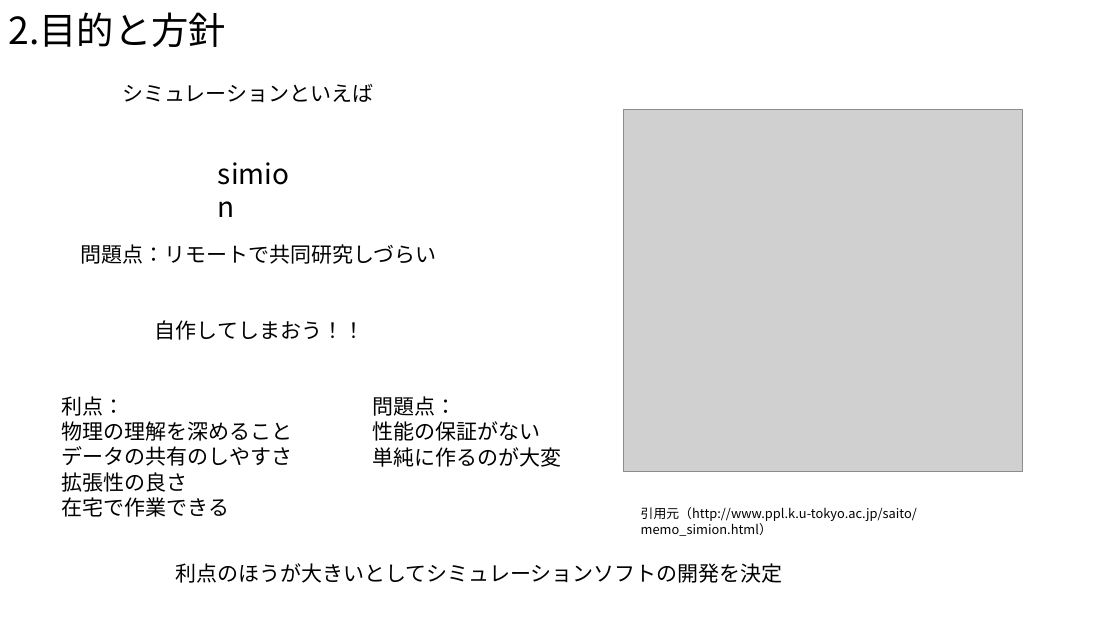
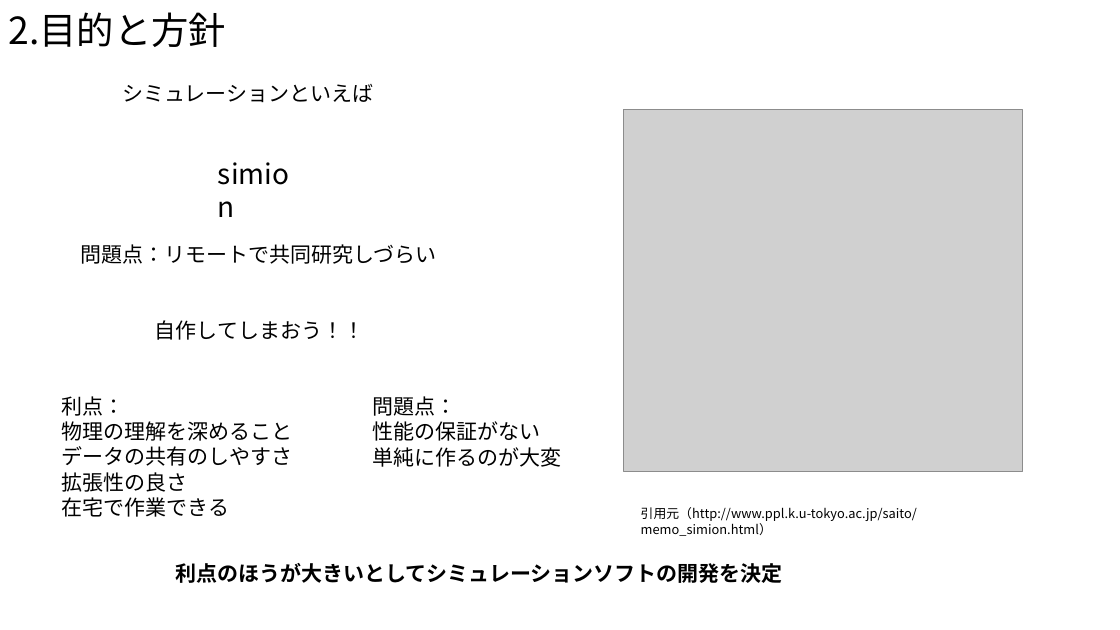
Before and after one commit to Takeuchi-yuya/Ksimulation, a slide deck: slide 5 of docs/中間発表.pptx. Drawn at 1120x630 pixels with LibreOffice and Linux fonts; fonts in the diff are those of the drawing; grey boxes stand for pictures. Boxes give left, top, right and bottom in pixels: in the first picture for what was removed or moved away, otherwise in the second. Text is boxed around its words. In the diff, an @@ line names an element or a change of style, - is before the commit and + after.

```diff
--- a/docs/中間発表.pptx
+++ b/docs/中間発表.pptx
@@ text "利点のほうが大きいとしてシミュレーションソフトの開発を決定" at box(175, 563, 783, 583): bold on @@
```
Also in this commit, not shown: 9 other slides changed, 1 slide removed, 1 other file.
